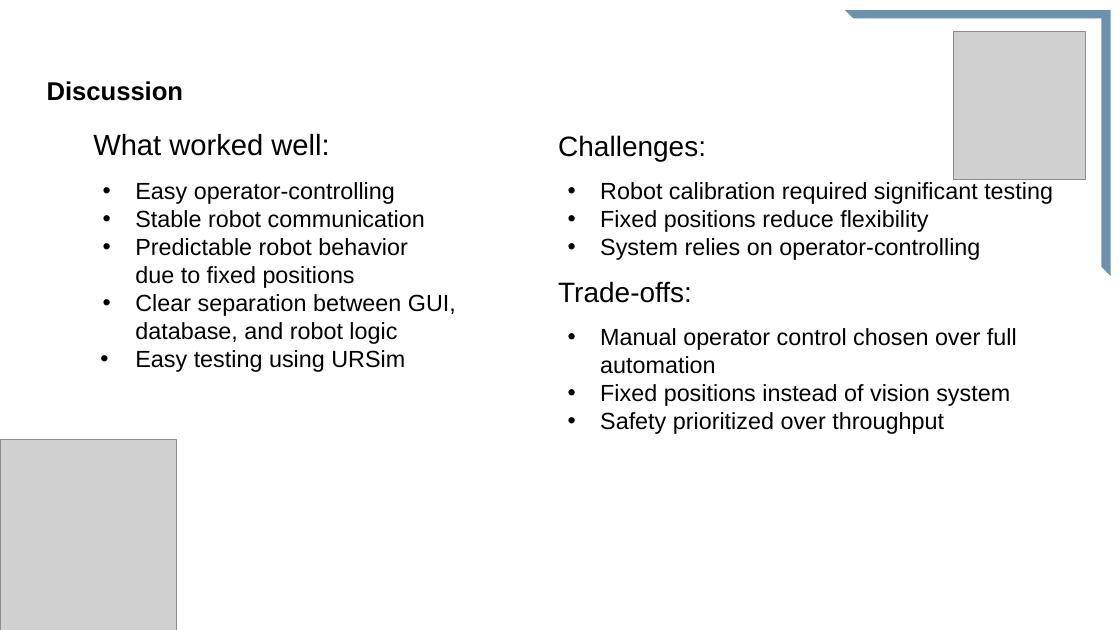
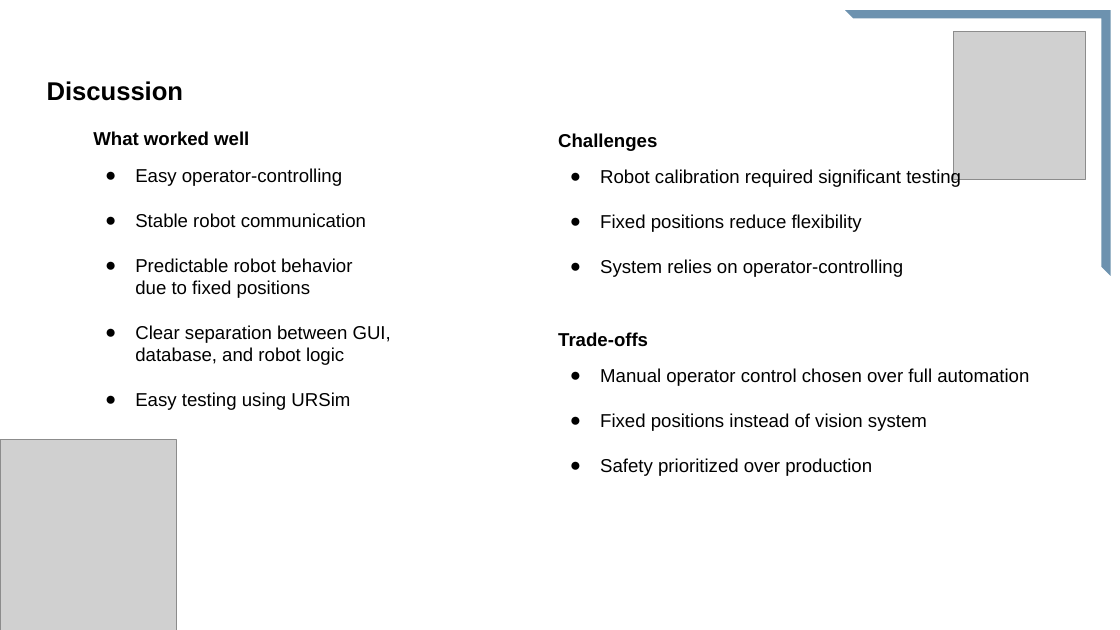
Before and after one commit to Marius36912/InventorySystem2-kopi, a slide deck: slide 17 of Doc/Præsentation grp. 1.pptx (slide 16 before the commit). Drawn at 1120x630 pixels with LibreOffice and Linux fonts; fonts in the diff are those of the drawing; grey boxes stand for pictures. Boxes give left, top, right and bottom in pixels: in the first picture for what was removed or moved away, otherwise in the second. Text is boxed around its words. In the diff, an @@ line names an element or a change of style, - is before the commit and + after.

```diff
--- a/Doc/Præsentation grp. 1.pptx
+++ b/Doc/Præsentation grp. 1.pptx
@@ text at [93,131,249,146]: text changed; size 25 to 16 pt; bold on @@
-What worked well:
+What worked well
@@ text at [558,133,657,151]: text changed; size 24 to 16 pt; bold on @@
-Challenges:
+Challenges
@@ text at [135,168,391,410]: size 20 to 16 pt; bullet • to ● @@
@@ text at [600,169,1029,431]: size 20 to 16 pt in "Robot calibration required significant testing", "Fixed positions reduce flexibility", "System relies on operator-controlling", "Manual operator control chosen over full automation" and 1 more places; bullet • to ● @@
@@ text at [558,332,648,347]: text changed; size 24 to 16 pt; bold on @@
-Trade-offs:
+Trade-offs
@@ text at [600,458,872,476]: text changed; size 20 to 16 pt @@
-• Safety prioritized over throughput
+● Safety prioritized over production
```
Also in this commit, not shown: 13 other slides changed, 5 slides added, 2 slides removed, 1 other file.
